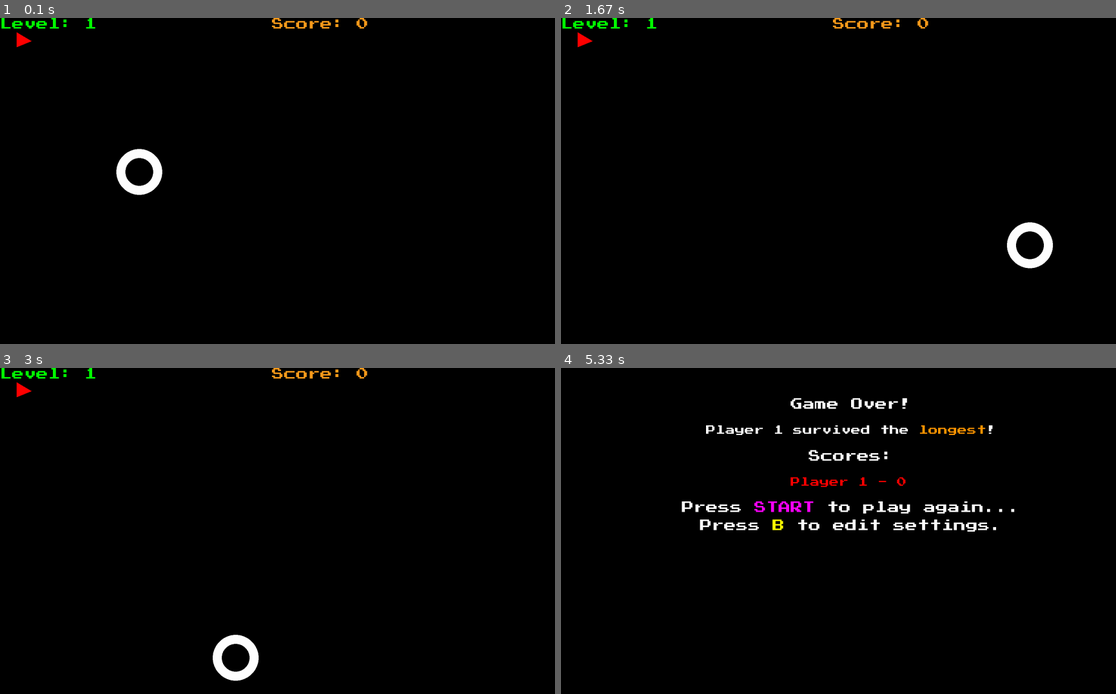
Above: before the commit, frames 1-4 (two rows, left to right).
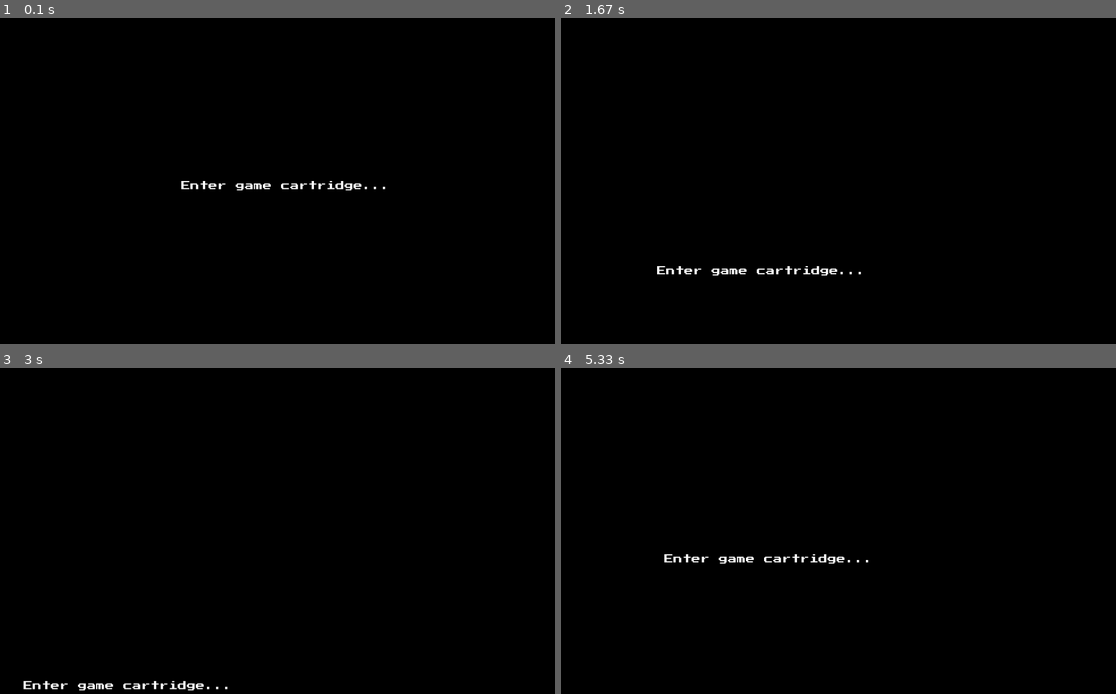
Above: after the commit, the same moments.

Repository: CaptainDeathead/Nebulous
Game: pygame game, started from Console/main.py
The game is run twice, just before and just after one commit, with the same random seed, the same clock (stepped at 60 frames per second) and the same inputs.
Inputs:
- Up to frame 1 (0.1 s): no input
- Up to frame 2 (1.67 s): no input
- Up to frame 3 (3 s): no input
- Up to frame 4 (5.33 s): no input

The runs differ from the first frame. In frame 1, 1.5% of the frame differs, in the area x 0-70%, y 0-55%; in frame 2, 1.5%; in frame 3, 1.5%; in frame 4, 3.3%, in the area x 18-82%, y 9-61%.

Commit message:
restore progress

Diff:
--- a/Console/Controllers/controller.py
+++ b/Console/Controllers/controller.py
@@ -64,7 +64,7 @@
         # Returns the events in the contoller and clears them
         for event in self.events:
             yield event
-            #self.events.remove(event)
+            self.events.remove(event)
 
     def register(self, event: int) -> None:
         for event_class in self.events:
@@ -85,8 +85,11 @@
         self.right_channel = right_channel
 
         self.status_pin = status_pin
+
         if not testing:
             GPIO.setup(self.status_pin, GPIO.IN, pull_up_down=GPIO.PUD_DOWN)
+        else:
+            logging.warning("Testing arg recieved so skipping controller pin init!")
 
         self.last_plugged_in = False
         self.plugged_in = False
@@ -137,8 +140,6 @@
         x = self.split_channel_value(right_ch_value, 0.94, tolerance = 0.02)
         start = self.split_channel_value(right_ch_value, 1.0, tolerance= 0.02)
 
-        self.event.flush()
-
         if d_up: self.event.register(CONTROLS.DPAD.UP)
         if d_right: self.event.register(CONTROLS.DPAD.RIGHT)
         if d_down: self.event.register(CONTROLS.DPAD.DOWN)
--- a/Console/cartridge_loader.py
+++ b/Console/cartridge_loader.py
@@ -176,13 +176,13 @@
             #from Games.Snither.consolemain import ConsoleEntry
             #from Games.Racer.consolemain import ConsoleEntry
             #from Games.ShapeRoyale.consolemain import ConsoleEntry
-            from Games.Meteors.consolemain import ConsoleEntry
-            #from Games.Caliby.consolemain import ConsoleEntry
+            #from Games.Meteors.consolemain import ConsoleEntry
+            from Games.Caliby.consolemain import ConsoleEntry
 
             self.on_title_launch(ConsoleEntry)
             return
 
-        self.flash_game()
+        #self.flash_game()
 
         zip_data = b""
 
--- a/Console/main.py
+++ b/Console/main.py
@@ -39,6 +39,10 @@
         self.init_menu_interface()
         self.init_cartridges()
 
+        self.update_controllers = False
+        self.controller_check_thread = Thread(target=self.check_controllers)
+        self.controller_check_thread.start()
+
         self.last_cartridge_update_check = 0
         self.cartridge_check_thread = Thread(target=self.check_cartridge)
         self.cartridge_check_thread.start()
@@ -47,7 +51,7 @@
         logging.info("Console startup complete!")
 
         # TODO: THIS IS JUST FOR TESTING
-        if self.TESTING or 1: self.load_cartidge()
+        if self.TESTING: self.load_cartidge()
 
         self.main()
 
@@ -87,6 +91,15 @@
 
     def load_cartidge(self) -> None:
         self.cartridge_loader.load_cartridge()
+
+    def check_controllers(self) -> None:
+        while 1:
+            if not self.update_controllers:
+                sleep(0.01)
+                continue
+
+            self.controller_manager.update()
+            sleep(0.01)
 
     def check_cartridge(self) -> None:
         if self.TESTING: return
@@ -174,6 +187,7 @@
             sleep(0.1)
 
         self.cartridge_loaded = True
+        self.update_controllers = True
 
         ConsoleEntry(self.screen, self.update, self.controller_manager.get_num_players, self.controller_manager.controllers)
 
@@ -181,7 +195,7 @@
 
 if __name__ == "__main__":
     # Where it all begins...
-    testing = True
+    testing = False # DO NOT CHANGE THIS VALUE, HAMISH MATTHEW BRIGGS!!!! USE --test WHEN RUNNING LE SCRIPT FOR TESTING
 
     if len(argv) > 1:
         if argv[1] == "--test":
--- /dev/null
+++ b/Games/Blank/main.py
@@ -0,0 +1,35 @@
+import pygame as pg
+
+from typing import List
+
+class Blank:
+    def __init__(self, display_surf: pg.Surface, console_update: object, get_num_players: object, controllers: List) -> None:
+        self.display_surf = display_surf
+        self.console_update = console_update
+
+        self.clock = pg.time.Clock()
+
+        self.font = pg.font.SysFont(None, 20)
+
+        self.main()
+
+    def main(self) -> None:
+        while 1:
+            dt = self.clock.tick(60)
+
+            self.display_surf.fill((0, 0, 0))
+
+            for event in pg.event.get():
+                if event.type == pg.QUIT:
+                    pg.quit()
+                    exit()
+
+            self.console_update()
+
+            self.display_surf.blit(self.font.render(str(self.clock.get_fps()), True, (255, 255, 255)), (20, 20))
+
+            pg.display.flip()
+
+if __name__ == "__main__":
+    pg.init()
+    Blank(pg.display.set_mode((1920, 1080), pg.HWSURFACE | pg.SRCALPHA), lambda: None, None, None)
